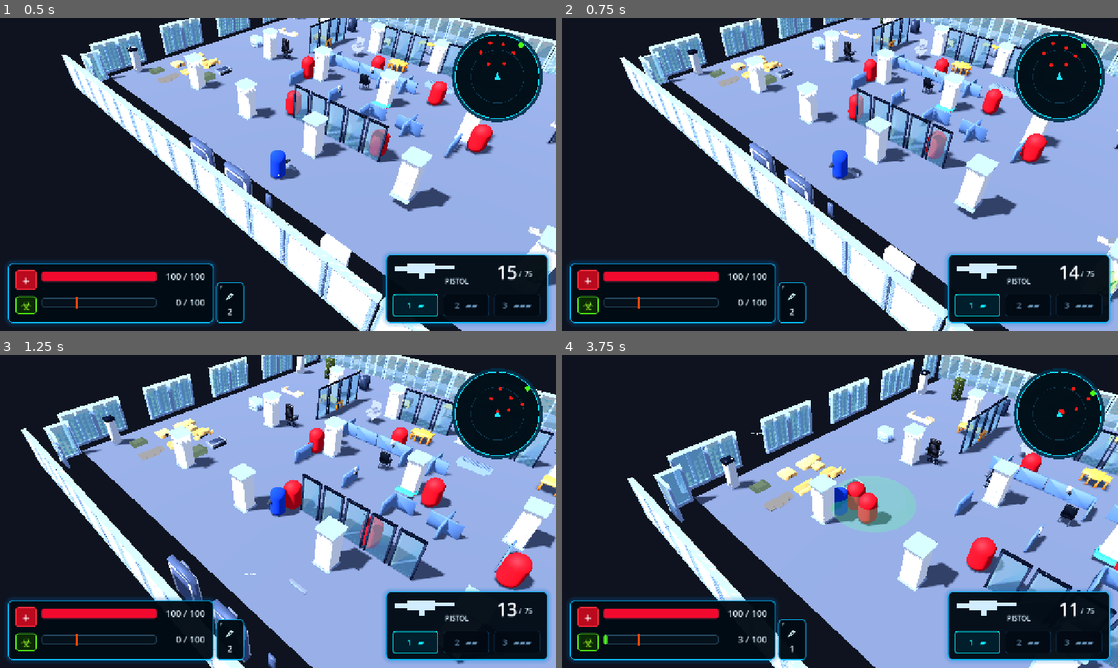
Above: before the commit, frames 1-4 (two rows, left to right).
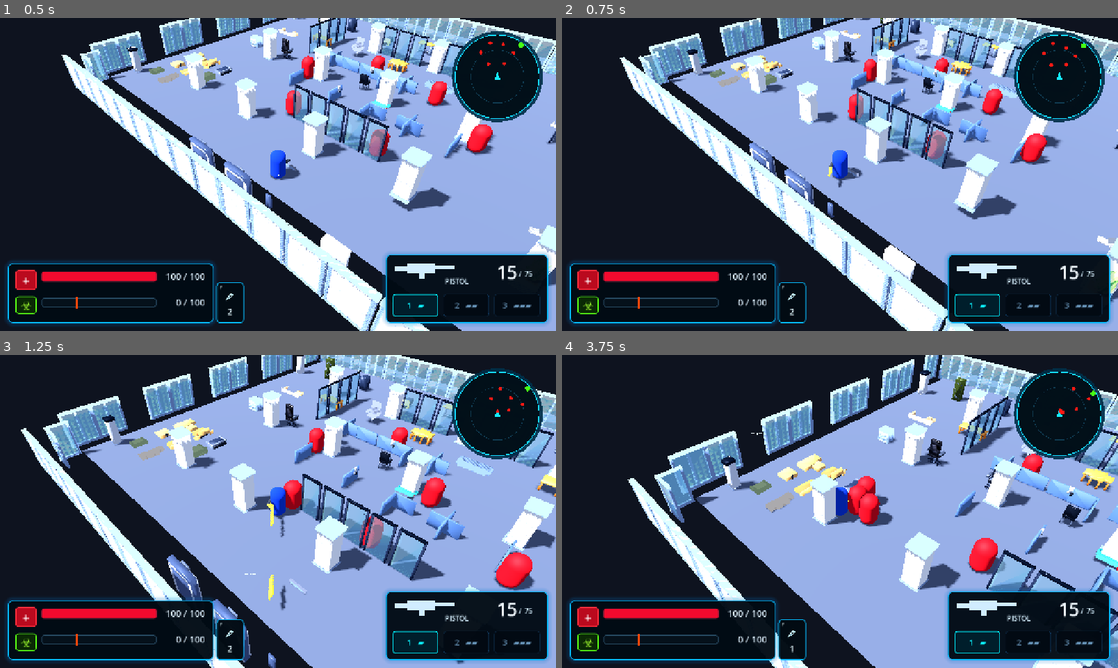
Above: after the commit, the same moments.

Repository: bageus/Infection-shooter
Game: Godot game, scene res://game/bootstrap/app/main.tscn
Same seed, same stepped clock (60 frames per second), same inputs: the game is played once before the commit and once after it.
Inputs (mouse positions are in pixels of both pictures, inside the frame that each line leads up to):
- Up to frame 1 (0.5 s): no input
- Up to frame 2 (0.75 s): move the mouse to (812, 237) at 0.52 s; press the mouse at (812, 237) at 0.53 s; hold W (move_up) from 0.53 s (still down)
- Up to frame 3 (1.25 s): keep holding W (move_up); tap Space (roll) at 0.8 s
- Up to frame 4 (3.75 s): move the mouse to (1006, 558) at 1.27 s; release the mouse at (1006, 558) at 1.28 s; tap Space (roll) at 1.35, 2.3 s; click (1006, 558) at 1.55 s; move the mouse to (673, 464) at 2.02 s; release W (move_up) at 2.03 s; hold A (move_left) 2.03-3.53 s; tap F (antidote) at 2.1 s; move the mouse to (867, 511) at 2.77 s; tap Q (camera_left) at 2.85 s; click (867, 511) at 3.05 s; move the mouse to (756, 433) at 3.52 s; hold S (move_down) from 3.53 s (still down); tap E (camera_right) at 3.6 s

Frame 1 is identical in both runs. In frame 2, 0.1% of the frame differs, in the area x 47-94%, y 47-84%; in frame 3, 0.3%; in frame 4, 8.5%, in the area x 7-100%, y 0-100%.
Error after the commit: Invalid call to function 'setup_projectile (via call)' in base 'Node3D (prototype_bullet.gd)'. Expected 5 argument(s). (res://game/features/combat/prototype_ri…

Commit message:
Pass weapon identity to projectile impacts

Diff:
--- a/game/features/combat/prototype_rifle.gd
+++ b/game/features/combat/prototype_rifle.gd
@@ -13,6 +13,7 @@
 @export var bullet_range: float = 34.0
 @export var shotgun_shell_reload: bool = false
 @export var bullet_scene: PackedScene
+@export var environment_damage_multiplier: float = 1.0
 @onready var muzzle: Marker3D = $Muzzle
 var _cooldown_remaining: float = 0.0
 var _reload_remaining: float = 0.0
@@ -48,7 +49,7 @@
 		var bullet := bullet_scene.instantiate()
 		get_tree().current_scene.add_child(bullet)
 		bullet.global_transform = muzzle.global_transform
-		bullet.call("setup_projectile", _spread_direction(-muzzle.global_transform.basis.z), shooter, bullet_damage, bullet_speed, bullet_range)
+		bullet.call("setup_projectile", _spread_direction(-muzzle.global_transform.basis.z), shooter, bullet_damage * environment_damage_multiplier, bullet_speed, bullet_range, weapon_name)
 	_magazine_ammo -= 1
 	_cooldown_remaining = 1.0 / maxf(shots_per_second, 0.01)
 	return true
